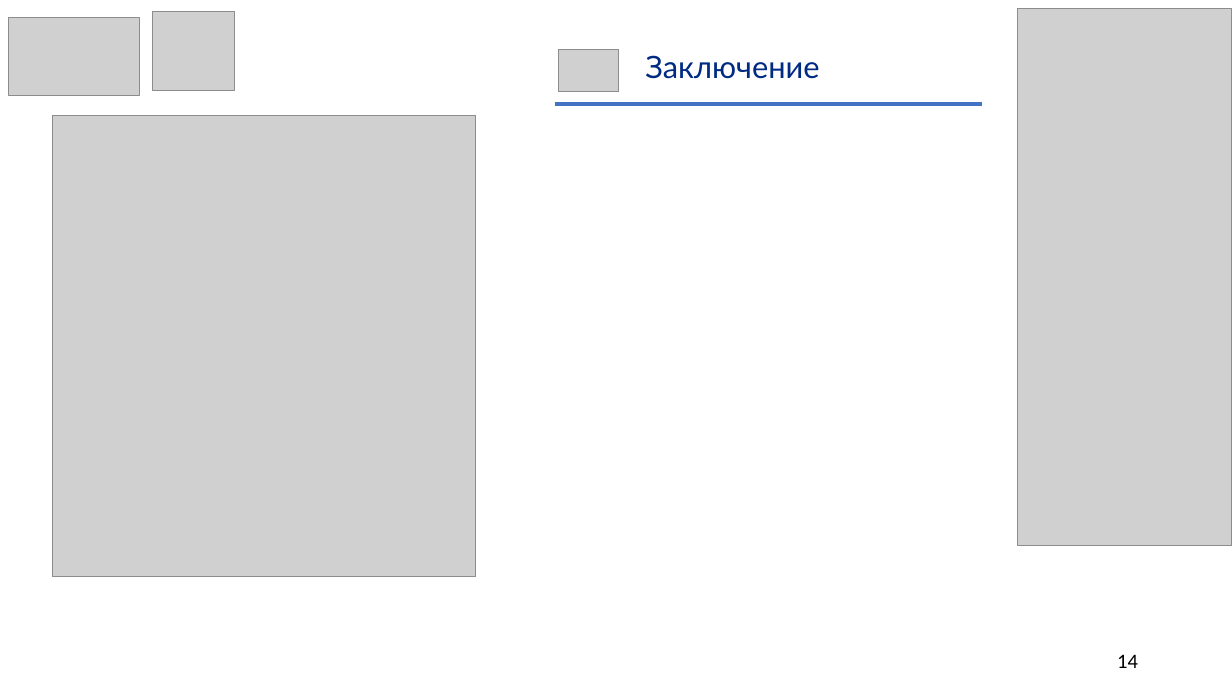
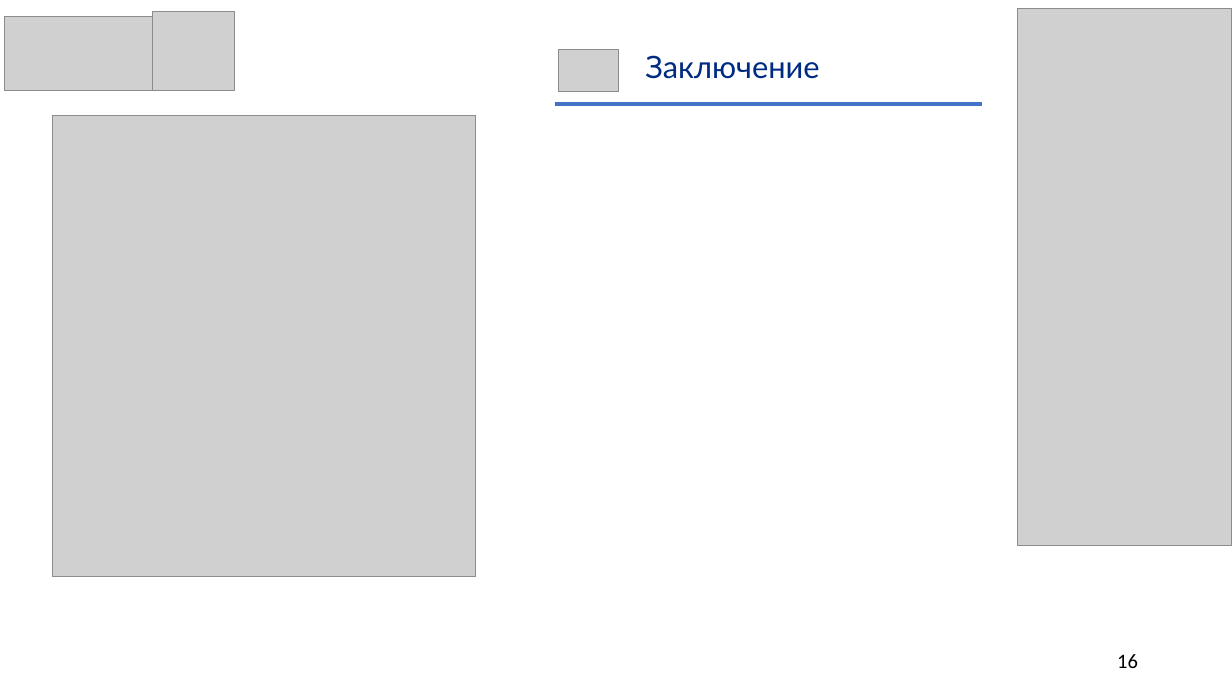
Before and after one commit to SalminaTatyana/DiplomNote, a slide deck: slide 16 of Иванова.pptx (slide 14 before the commit). Drawn at 1232x693 pixels with LibreOffice and Linux fonts; fonts in the diff are those of the drawing; grey boxes stand for pictures. Boxes give left, top, right and bottom in pixels: in the first picture for what was removed or moved away, otherwise in the second. Text is boxed around its words. In the diff, an @@ line names an element or a change of style, - is before the commit and + after.

```diff
--- a/Иванова.pptx
+++ b/Иванова.pptx
@@ picture: place and size @@
-picture at <box>9,18,140,95</box>
+picture at <box>5,16,152,90</box>
@@ page number at <box>1117,654,1138,668</box>: text changed @@
-14
+16
```
Also in this commit, not shown: 13 other slides changed, 3 slides added, 1 slide removed.
